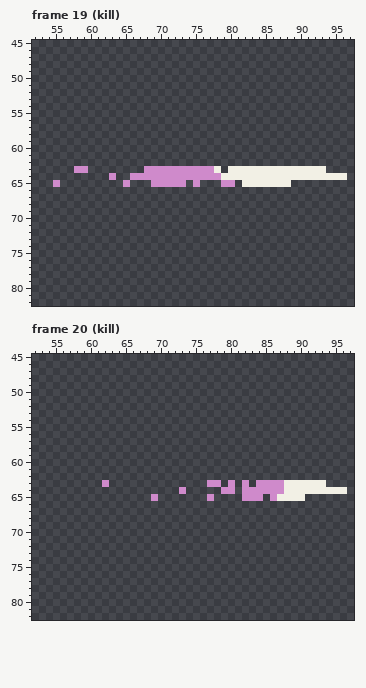
File history of a pixel-art file, data/imgs/animations/particles.aseprite. Above is the file before it was changed.
128x128 pixels, 25 frames. Shown: frame 19 (kill): x 52..97, y 45..82; frame 20 (kill): x 52..97, y 45..82.
The same view after the edit:
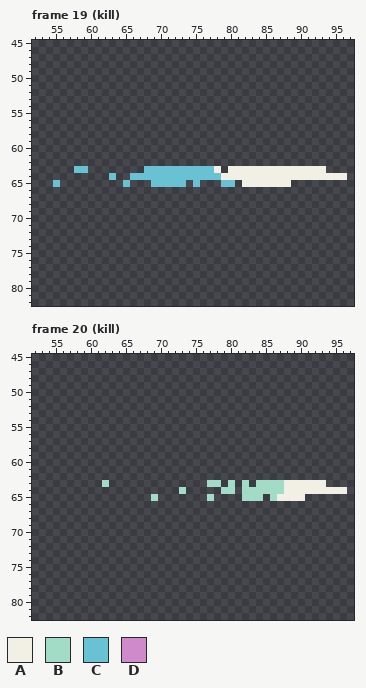
Palette (. is transparent): A #f2f0e5  B #a2dcc7  C #68c2d3  D #cf8acb
The exact change:
Frame 19 (kill), layer "Layer 1":
Colour D becomes colour C in row 63 at x 58 to 59 and 68 to 77; in row 64 at x 63 and 66 to 78; in row 65 at x 55, 65, 69 to 73, 75 and 79 to 80.
Frame 20 (kill), layer "Layer 1":
Colour D becomes colour B in row 63 at x 62, 77 to 78, 80, 82 and 84 to 87; in row 64 at x 73, 79 to 80 and 82 to 87; in row 65 at x 69, 77, 82 to 84 and 86.
Boxes around the changes in both pictures, in picture pixels (x1, y1, x2, y2):
changed: (53, 166, 235, 187)
changed: (102, 480, 109, 487)
changed: (179, 480, 284, 501)
changed: (151, 494, 158, 501)
